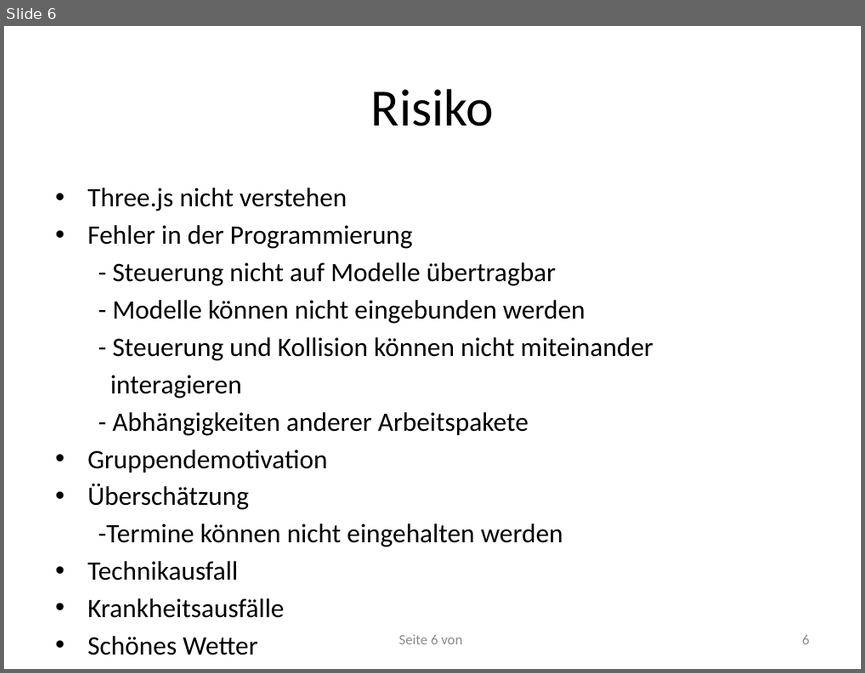
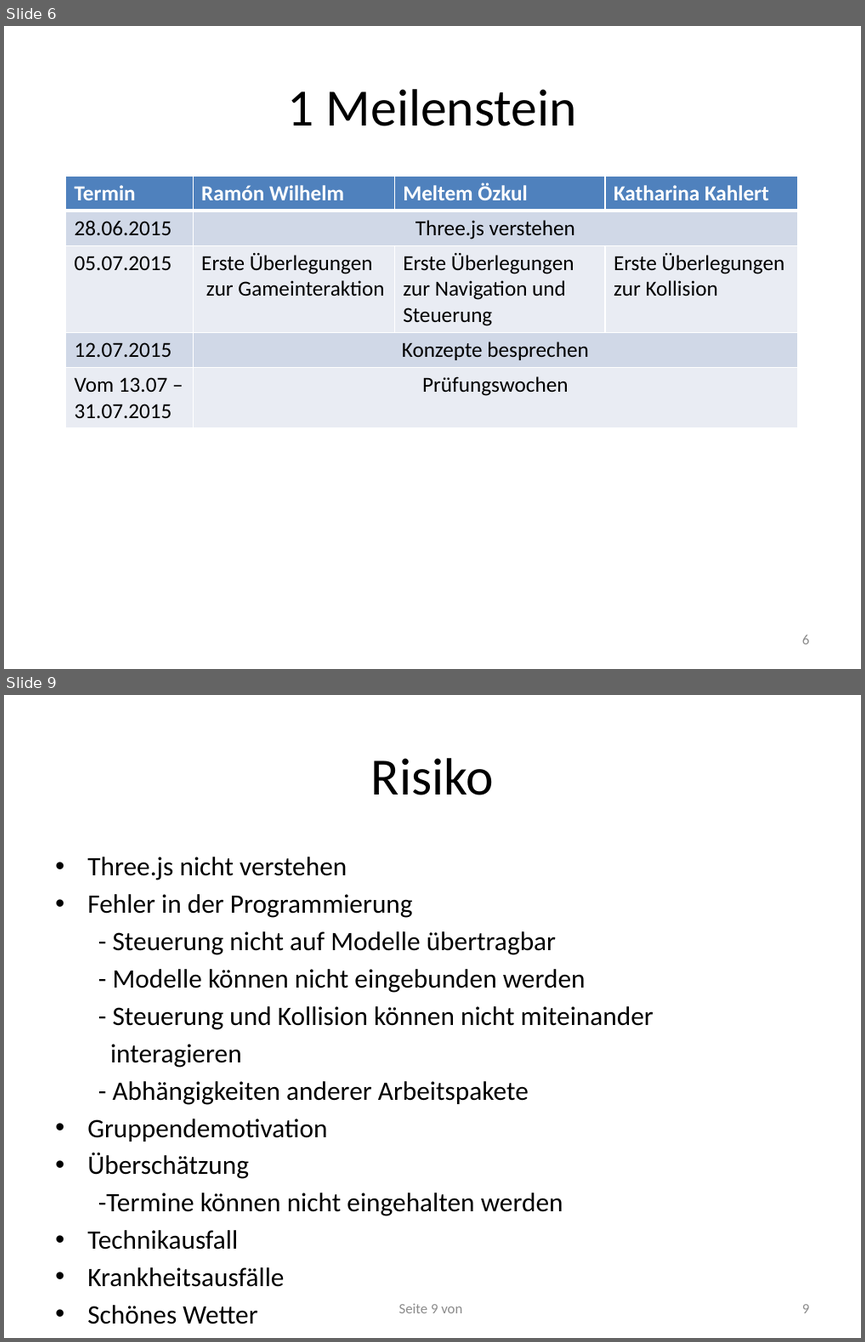
Before and after one commit to RamoramaInteractive/GDV-Projekt, a slide deck: Planungspraesentation-Mitte Juni/Planungspräsentation V. 1.pptx. Shown one above the other, each under a label of ours: slide 6 before the commit, slides 6 and 9 after it; the slides between them are not shown. The pictures are 865x673 and 865x1342 pixels, drawn with LibreOffice and Linux fonts; fonts in the diff are those of the drawing. Boxes give left, top, right and bottom in pixels: in the first picture for what was removed or moved away, otherwise in the second. Text is boxed around its words. In the diff, an @@ line names an element or a change of style, - is before the commit and + after.

Commit message:
Meilensteine geklärt

```diff
--- a/Planungspraesentation-Mitte Juni/Planungspräsentation V. 1.pptx
+++ b/Planungspraesentation-Mitte Juni/Planungspräsentation V. 1.pptx
@@ slide 6 added at <box>4,26,861,669</box>, background #FFFFFF @@
@@ title added at <box>288,89,577,126</box>, 44 pt, text #000000 @@
+1 Meilenstein
@@ table added at <box>66,176,797,426</box>, 5 rows, 4 columns @@
+Termin | Ramón Wilhelm | Meltem Özkul | Katharina Kahlert
+28.06.2015 | Three.js verstehen |  | 
+05.07.2015 | Erste Überlegungen / zur Gameinteraktion | Erste Überlegungen zur Navigation und Steuerung | Erste Überlegungen zur Kollision
+12.07.2015 | Konzepte besprechen |  | 
+Vom 13.07 – 31.07.2015 | Prüfungswochen |  | 
@@ page number added at <box>802,635,809,644</box>, 12 pt, text #8C8C8C @@
+6
@@ what was slide 6 is now slide 9 @@
@@ page number at <box>399,1303,462,1313</box>: text changed @@
-Seite 6 von
+Seite 9 von
@@ page number at <box>802,1304,809,1313</box>: text changed @@
-6
+9
```
Also in this commit, not shown: 1 slide changed, 2 other slides added.
